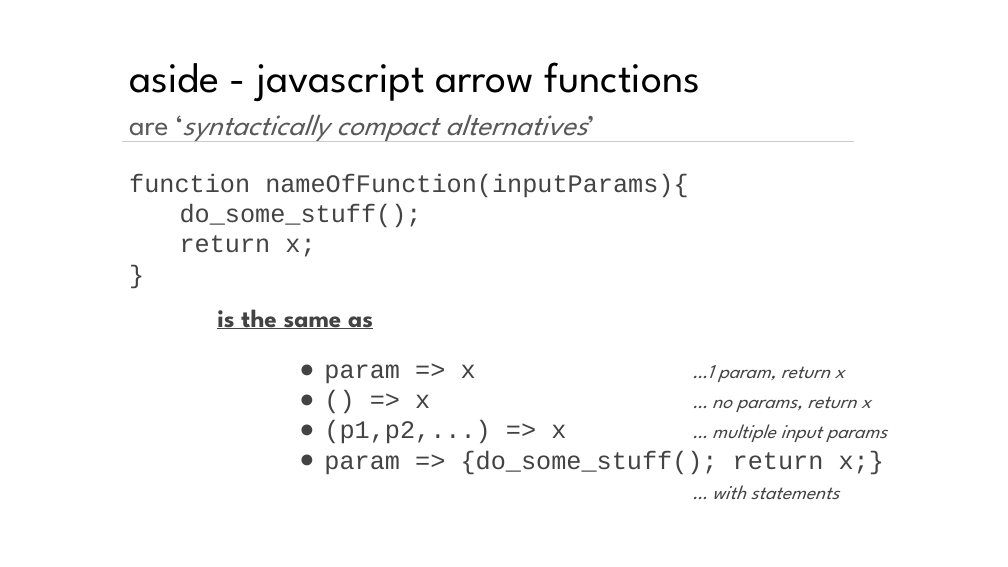
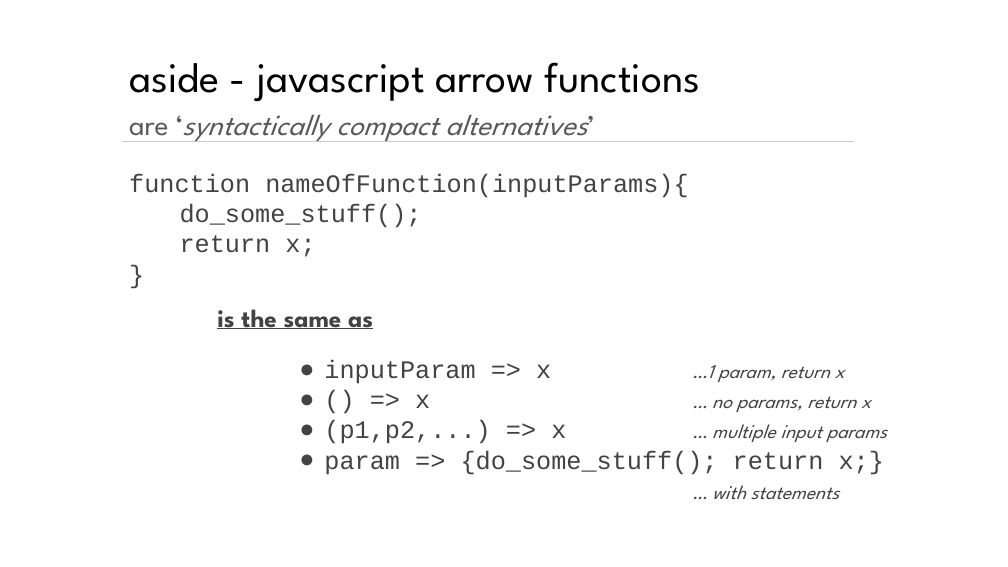
Before and after one commit to vincentd123/Postman-Object-Models, a slide deck: slide 10 of test automation & Digital QA Summit #TAS19.pptx. Drawn at 1008x567 pixels with LibreOffice and Linux fonts; fonts in the diff are those of the drawing; background and template pictures are left out. Boxes give left, top, right and bottom in pixels: in the first picture for what was removed or moved away, otherwise in the second. Text is boxed around its words. In the diff, an @@ line names an element or a change of style, - is before the commit and + after.

```diff
--- a/test automation & Digital QA Summit #TAS19.pptx
+++ b/test automation & Digital QA Summit #TAS19.pptx
@@ text at (324, 360, 845, 384): text changed @@
-● param => x …1 param, return x
+● inputParam => x …1 param, return x
```
Also in this commit, not shown: 4 other slides changed.
